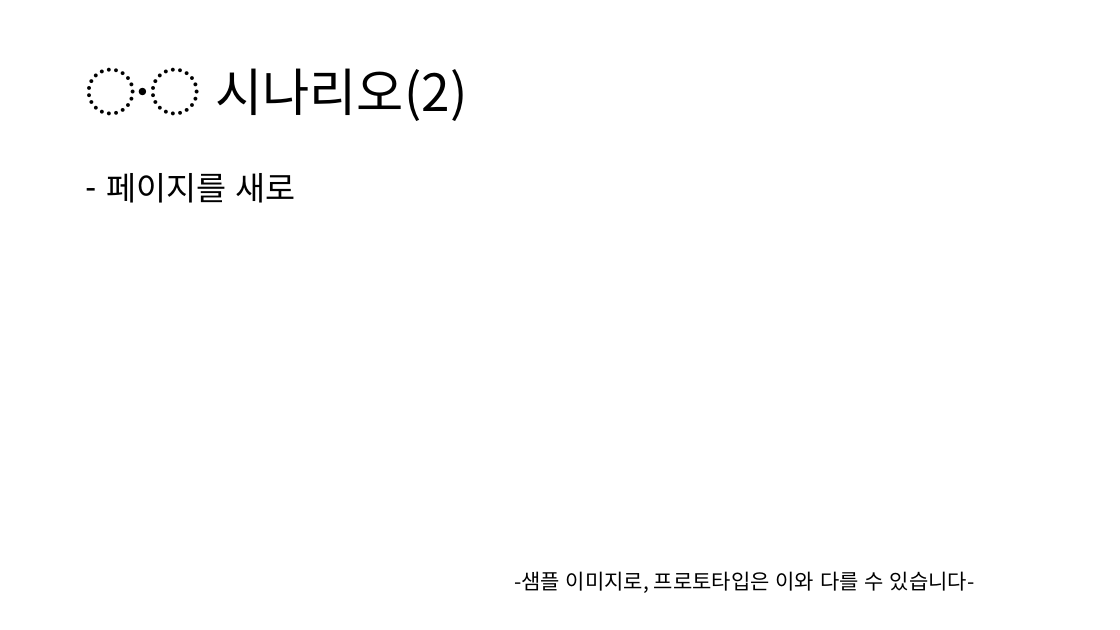
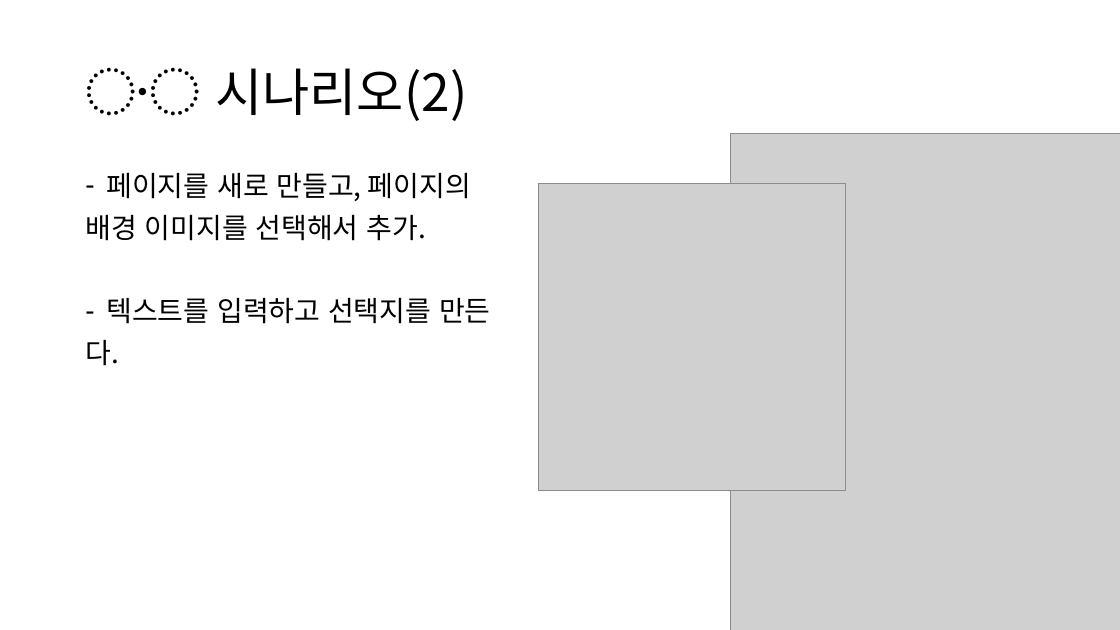
Before and after one commit to OSS-2021-team3/Drawing-Trade, a slide deck: slide 8 of OSS IDEA PROPOSAL.pptx. Drawn at 1120x630 pixels with LibreOffice and Linux fonts; fonts in the diff are those of the drawing; grey boxes stand for pictures. Boxes give left, top, right and bottom in pixels: in the first picture for what was removed or moved away, otherwise in the second. Text is boxed around its words. In the diff, an @@ line names an element or a change of style, - is before the commit and + after.

```diff
--- a/OSS IDEA PROPOSAL.pptx
+++ b/OSS IDEA PROPOSAL.pptx
@@ picture added at bbox=[731, 134, 1120, 630] @@
@@ text at bbox=[85, 172, 491, 366]: text changed; size 28 to 24 pt @@
-– 페이지를 새로
+– 페이지를 새로 만들고, 페이지의
+배경 이미지를 선택해서 추가.
+– 텍스트를 입력하고 선택지를 만든
+다.
@@ picture added at bbox=[539, 184, 845, 491] @@
@@ text removed at bbox=[514, 571, 975, 593] @@
--샘플 이미지로, 프로토타입은 이와 다를 수 있습니다-
```
Also in this commit, not shown: 2 other slides changed, 1 slide added.
